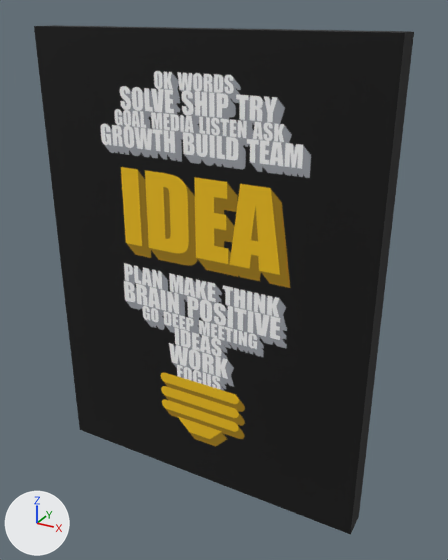
What one commit did to the glTF model public/ar/idea-bulb/s.glb.
One viewpoint serves both versions: a 50 mm lens placed at (0.372, -0.64, 0.321), pointed at (0.022, -0.004, 0.003). Every picture has the same lights, and +X, +Y and +Z are marked at lower left. The picture after the commit comes second. Vertices at exactly the same position are counted once.

The first picture shows 'Idea'.
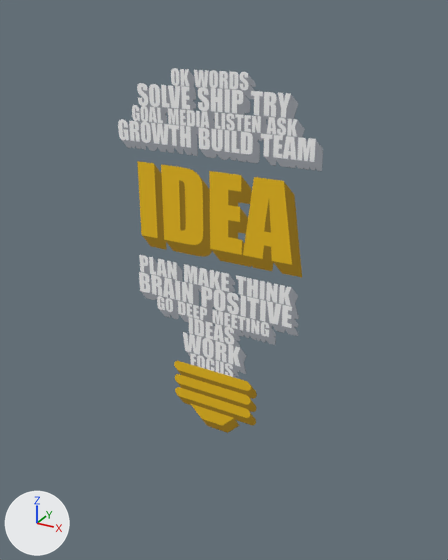
Scene script edits in JSON lines:
```json
{"op": "add", "block": "mat_artwork", "code": "n3 = _N.new('ShaderNodeMath'); n3.name = 'Math'"}
{"op": "add", "block": "mat_artwork", "code": "n3.operation = 'SUBTRACT'"}
{"op": "add", "block": "mat_artwork", "code": "n3.inputs[0].default_value = 1.0  # 'Value'"}
{"op": "add", "block": "mat_artwork", "code": "n4 = _N.new('ShaderNodeMath'); n4.name = 'Math.001'"}
{"op": "add", "block": "mat_artwork", "code": "n4.operation = 'LESS_THAN'"}
{"block": "mat_artwork", "where": "n0 = _N.new('ShaderNodeBsdfPrincipled'); n0.name = 'Principled BSDF'"}
{"block": "mat_artwork", "where": "n2 = _N.new('ShaderNodeTexImage'); n2.name = 'Image Texture'"}
{"op": "add", "block": "mat_artwork", "code": "_L.new(n3.outputs[0], n0.inputs[4])  # 'Value' to 'Alpha'"}
{"op": "add", "block": "mat_artwork", "code": "_L.new(n4.outputs[0], n3.inputs[1])  # 'Value' to 'Value'"}
{"op": "add", "block": "mat_artwork", "code": "_L.new(n2.outputs[1], n4.inputs[0])  # 'Alpha' to 'Value'"}
{"block": "me_idea", "where": "# used by ob_idea; location = (0.0, 0.0, 0.0)"}
{"block": "me_idea", "where": "# verts and faces of me_idea; kept vertices keep their numbers, new ones are numbered from 8"}
{"block": "me_idea", "where": "# before: 0 (-0.225, -0.035, -0.3) at pixel (79, 429), 1 (0.225, -0.035, -0.3) at pixel (350, 534), 2 (0.225, -0.035, 0.3) at pixel (404, 32), 3 (-0.225, -0.035, 0.3) at pixel (33, 26), 4 (0.225, 0.0, -0.3) at pixel (358, 516)"}
{"block": "me_idea", "where": "# before: 5 (-0.225, 0.0, -0.3), 6 (-0.225, 0.0, 0.3) at pixel (54, 25), 7 (0.225, 0.0, 0.3) at pixel (414, 31)"}
{"op": "remove", "block": "me_idea", "code": "me_idea.from_pydata(...)  # 8 vertices, 12 faces; spans x -0.225..0.225, y -0.035..0.0, z -0.3..0.3"}
{"op": "add", "block": "me_idea", "code": "me_idea.from_pydata(...)  # 4 vertices, 2 faces; spans x -0.225..0.225, y 0.0, z -0.3..0.3"}
{"block": "me_idea", "change": "me_idea part 1"}
{"op": "add", "block": "me_idea", "code": "delete_vertices([*range(0, 4)])  # with the faces that use them"}
{"op": "add", "block": "me_idea", "code": "delete_faces([(4, 5, 6), (4, 6, 7)])"}
{"op": "add", "block": "me_idea", "code": "faces += [(4, 7, 5), (5, 7, 6)]"}
```

Pixel boxes [x1, y1, x2, y2] of what changed, in the pictures (448 x 560 px):
```json
{"object": "Idea", "change": "surface changed, reshaped", "before": [34, 25, 414, 535], "after": [118, 68, 323, 433]}
```
